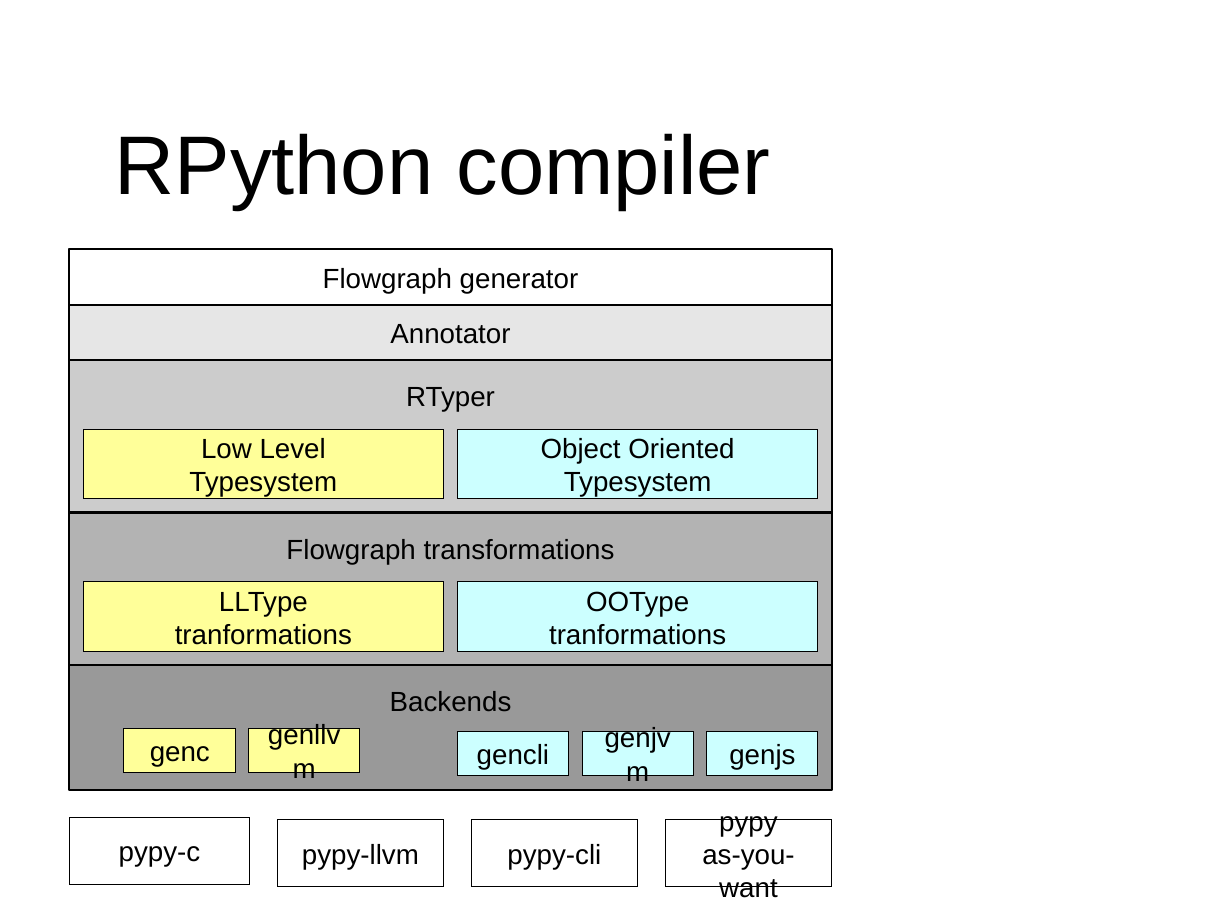
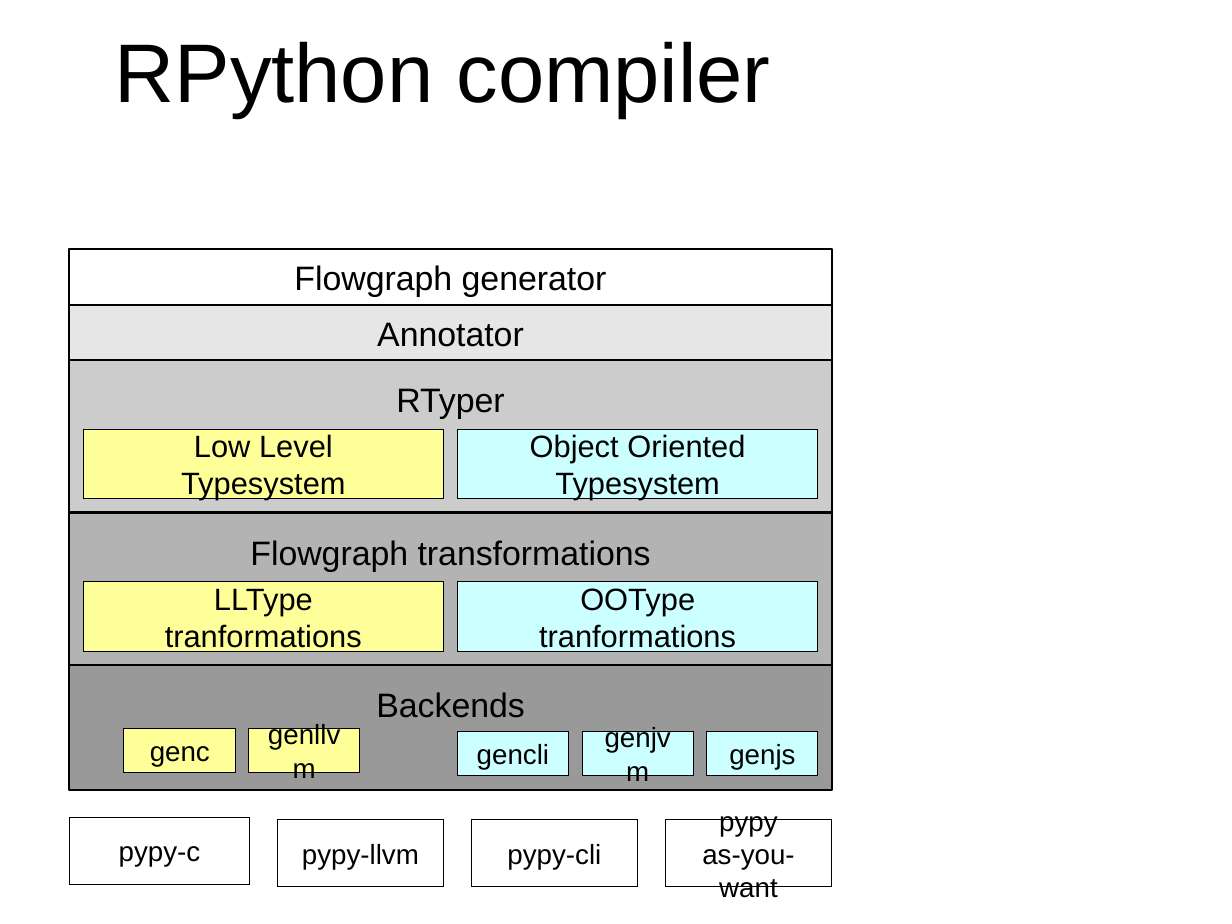
Before and after one commit to wdv4758h/pypy-extradoc, a slide deck: slide 17 of talk/pycon-uno2007/pycon07.odp (slide 13 before the commit). Drawn at 1232x924 pixels with LibreOffice and Linux fonts; fonts in the diff are those of the drawing; background and template pictures are left out. Boxes give left, top, right and bottom in pixels: in the first picture for what was removed or moved away, otherwise in the second. Text is boxed around its words. In the diff, an @@ line names an element or a change of style, - is before the commit and + after.

```diff
--- a/talk/pycon-uno2007/pycon07.odp
+++ b/talk/pycon-uno2007/pycon07.odp
@@ title "RPython compiler": place and size @@
-title "RPython compiler" at bbox=[115, 133, 770, 210]
+title "RPython compiler" at bbox=[115, 41, 770, 117]
@@ size 18 to 20 pt in 4 elements at bbox=[458, 429, 818, 498], bbox=[458, 582, 818, 651], bbox=[83, 582, 444, 651], bbox=[83, 429, 444, 498] @@
@@ size 18 to 22 pt in 5 elements at bbox=[396, 388, 504, 419], bbox=[376, 692, 524, 718], bbox=[70, 250, 832, 305], bbox=[70, 305, 832, 360], bbox=[250, 540, 651, 572] @@
```
Also in this commit, not shown: 1 other slide changed, 6 slides added, 1 other file.
